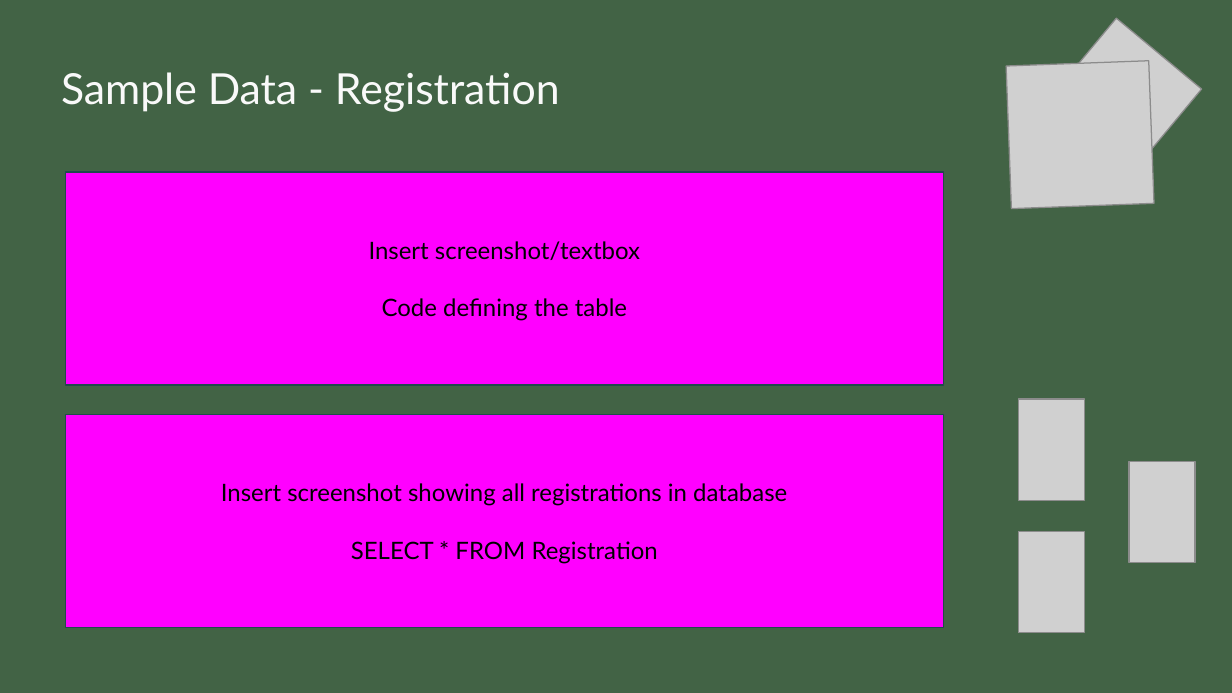
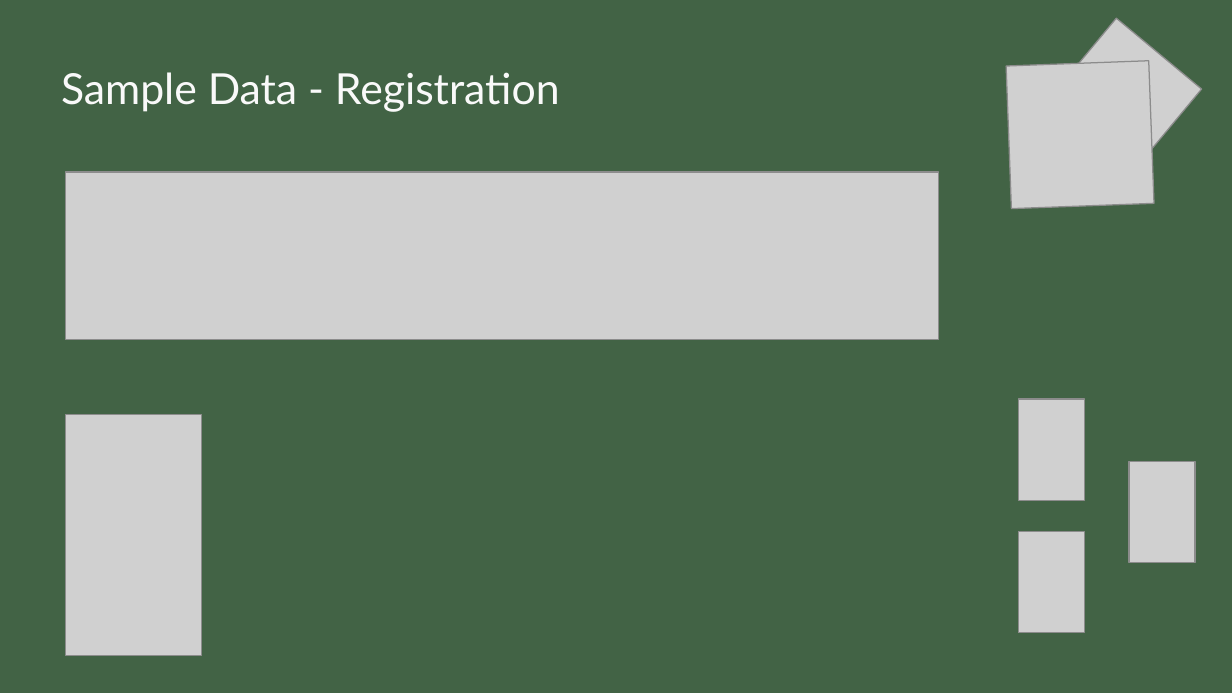
Before and after one commit to zhrangui/torontomu, a slide deck: slide 10 of Final Presentation.pptx. Drawn at 1232x693 pixels with LibreOffice and Linux fonts; fonts in the diff are those of the drawing; grey boxes stand for pictures. Boxes give left, top, right and bottom in pixels: in the first picture for what was removed or moved away, otherwise in the second. Text is boxed around its words. In the diff, an @@ line names an element or a change of style, - is before the commit and + after.

```diff
--- a/Final Presentation.pptx
+++ b/Final Presentation.pptx
@@ rectangle removed at <box>65,172,944,386</box> @@
-Insert screenshot/textbox
-Code defining the table
@@ picture added at <box>65,172,939,340</box> @@
@@ rectangle removed at <box>65,414,944,627</box> @@
-Insert screenshot showing all registrations in database
-SELECT * FROM Registration
@@ picture added at <box>65,414,201,655</box> @@
```
Also in this commit, not shown: 16 other slides changed, 3 slides added, 5 other files.
